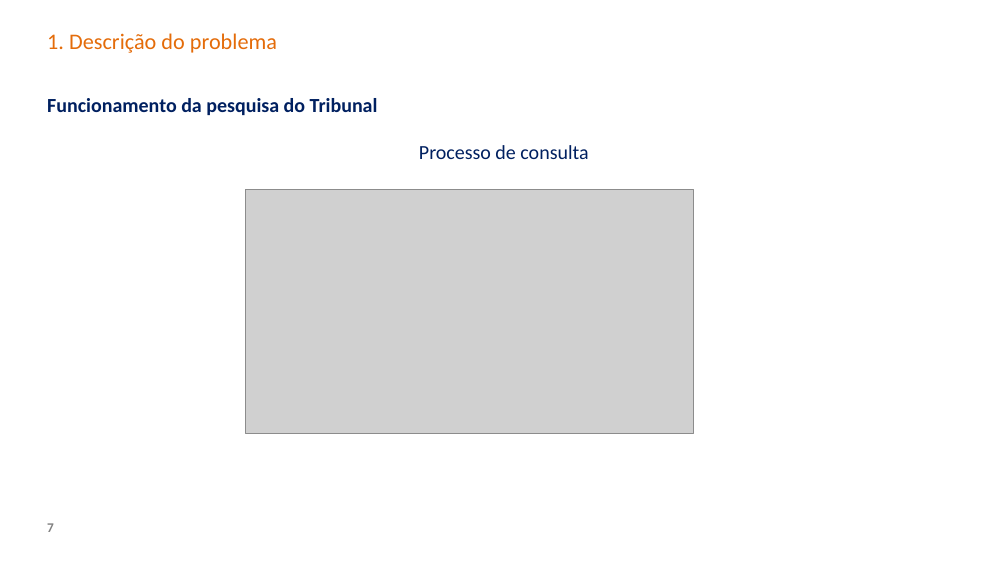
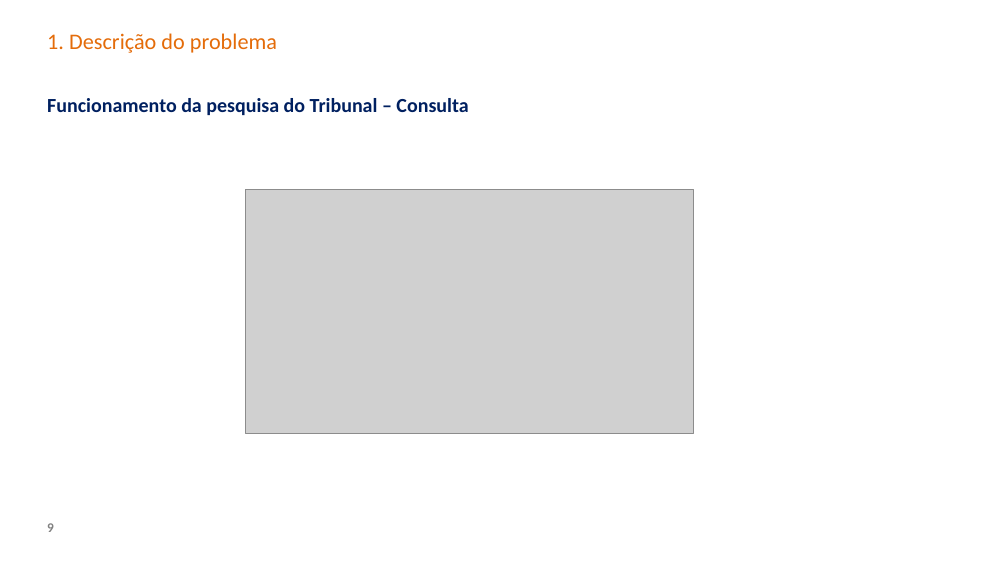
Before and after one commit to carisio/juris_tcu_expansao_doc, a slide deck: slide 9 of projeto_final/Apresentação.pptx (slide 7 before the commit). Drawn at 1008x567 pixels with LibreOffice and Linux fonts; fonts in the diff are those of the drawing; grey boxes stand for pictures; background and template pictures are left out. Boxes give left, top, right and bottom in pixels: in the first picture for what was removed or moved away, otherwise in the second. Text is boxed around its words. In the diff, an @@ line names an element or a change of style, - is before the commit and + after.

```diff
--- a/projeto_final/Apresentação.pptx
+++ b/projeto_final/Apresentação.pptx
@@ subtitle at (x1=47, y1=98, x2=468, y2=115): text changed @@
-Funcionamento da pesquisa do Tribunal
+Funcionamento da pesquisa do Tribunal – Consulta
@@ text removed at (x1=419, y1=145, x2=588, y2=159) @@
-Processo de consulta
@@ page number at (x1=47, y1=523, x2=54, y2=532): text changed @@
-7
+9
```
Also in this commit, not shown: 6 other slides changed, 4 slides added, 1 other file.
